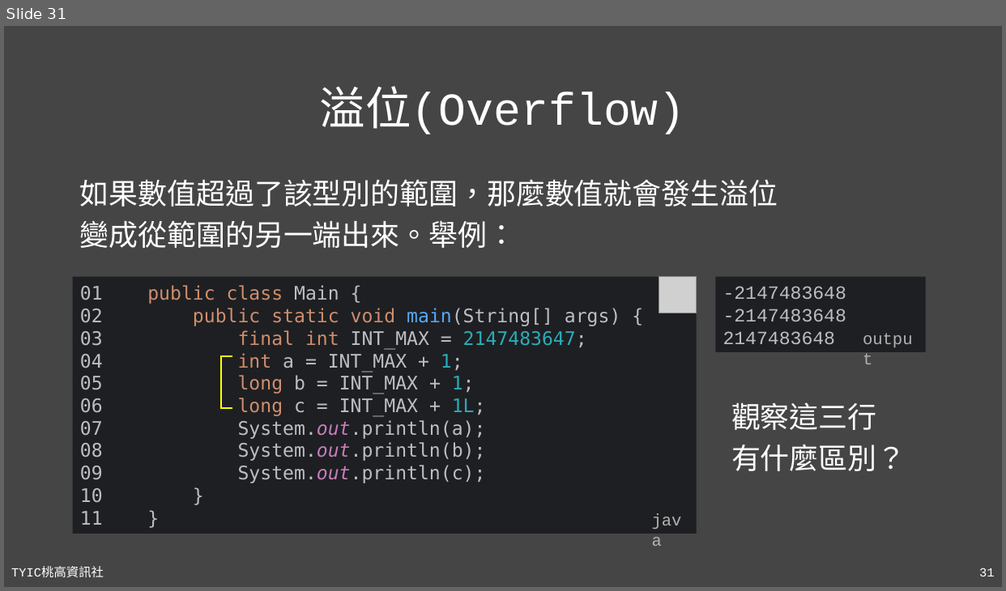
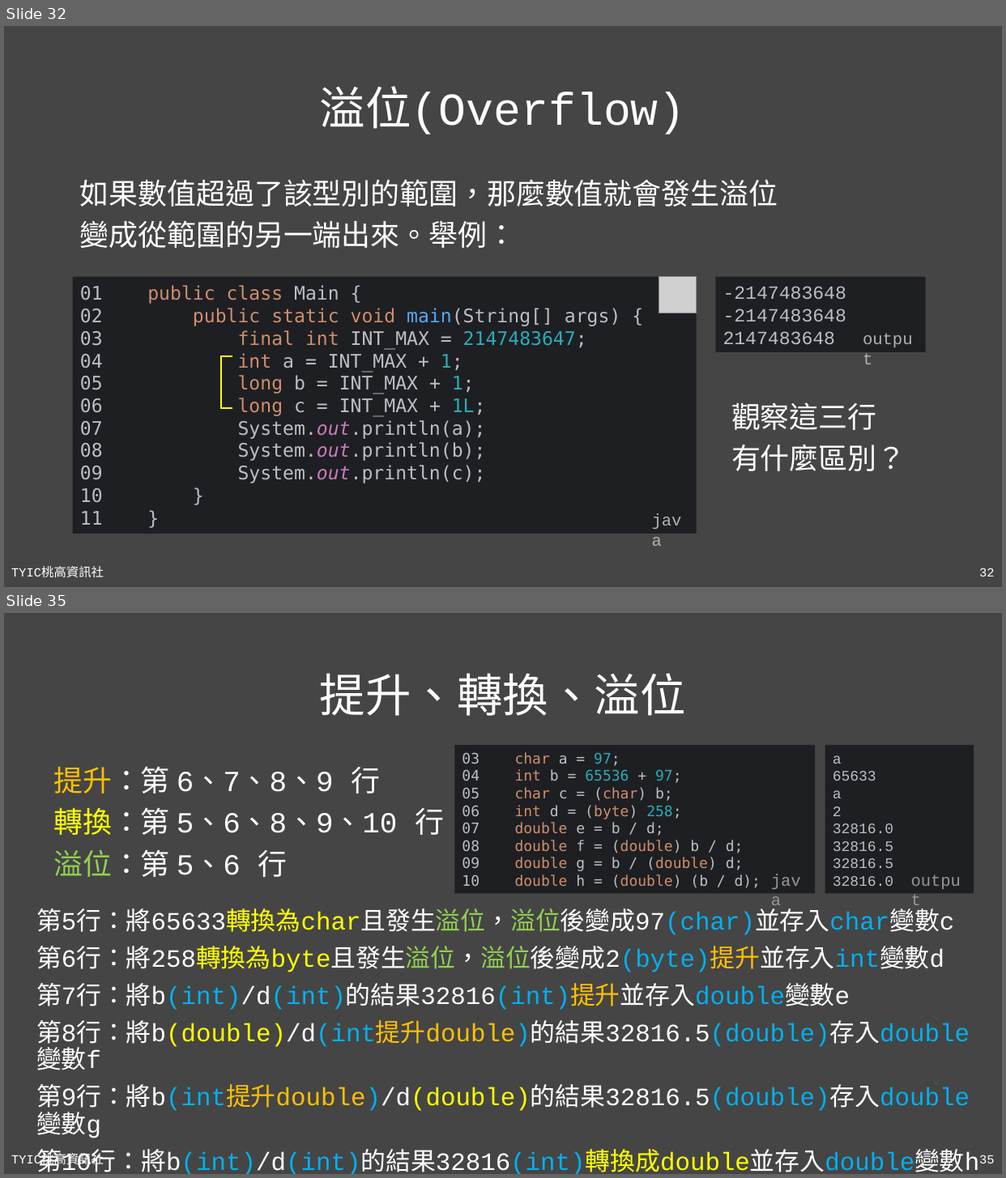
Before and after one commit to TYSHIC/slides, a slide deck: powerpoint/04_初探Java.pptx. Shown one above the other, each under a label of ours: slide 31 before the commit, slides 32 and 35 after it; the slides between them are not shown. The pictures are 1006x591 and 1006x1178 pixels, drawn with LibreOffice and Linux fonts; fonts in the diff are those of the drawing; grey boxes stand for pictures. Boxes give left, top, right and bottom in pixels: in the first picture for what was removed or moved away, otherwise in the second. Text is boxed around its words. In the diff, an @@ line names an element or a change of style, - is before the commit and + after.

Commit message:
04_input_output

```diff
--- a/powerpoint/04_初探Java.pptx
+++ b/powerpoint/04_初探Java.pptx
@@ slide 35 added at (4, 613, 1002, 1174), background #454545; not listed: 2 template elements that a slide beside it also shows @@
@@ title added at (320, 673, 686, 716), 44 pt, text #FFFFFF @@
+提升、轉換、溢位
@@ rectangle added at (454, 745, 816, 894), fill #1E1F22, 14 pt, text #BCBEC4 @@
+03 char a = 97;
+04 int b = 65536 + 97;
+05 char c = (char) b;
+06 int d = (byte) 258;
+07 double e = b / d;
+08 double f = (double) b / d;
+09 double g = b / (double) d;
+10 double h = (double) (b / d);
@@ rectangle added at (825, 745, 974, 894), fill #1E1F22, 14 pt, text #BCBEC4 @@
+a
+65633
+a
+2
+32816.0
+32816.5
+32816.5
+32816.0
@@ text added at (53, 766, 444, 877), 28 pt, text #FFFFFF @@
+提升：第 6、7、8、9 行
+轉換：第 5、6、8、9、10 行
+溢位：第 5、6 行
@@ text added at (764, 866, 816, 894), 16 pt, text #969696 @@
+java
@@ text added at (904, 866, 974, 894), 16 pt, text #969696 @@
+output
@@ text added at (36, 905, 979, 1174), 24 pt, text #FFFFFF @@
+第5行：將65633轉換為char且發生溢位，溢位後變成97(char)並存入char變數c
+第6行：將258轉換為byte且發生溢位，溢位後變成2(byte)提升並存入int變數d
+第7行：將b(int)/d(int)的結果32816(int)提升並存入double變數e
+第8行：將b(double)/d(int提升double)的結果32816.5(double)存入double變數f
+第9行：將b(int提升double)/d(double)的結果32816.5(double)存入double變數g
+第10行：將b(int)/d(int)的結果32816(int)轉換成double並存入double變數h
@@ what was slide 31 is now slide 32 @@
@@ page number at (979, 568, 994, 577): text changed @@
-31
+32
```
Also in this commit, not shown: 15 slides changed, 5 other slides added, 2 slides removed, 7 other files.
